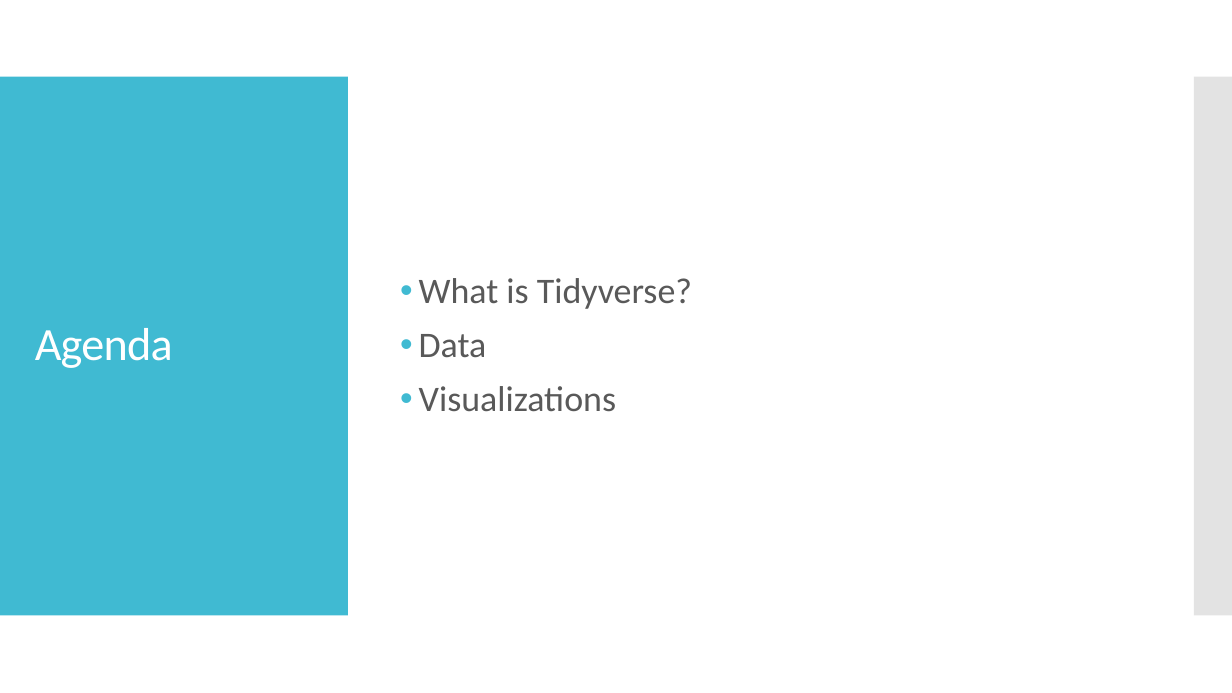
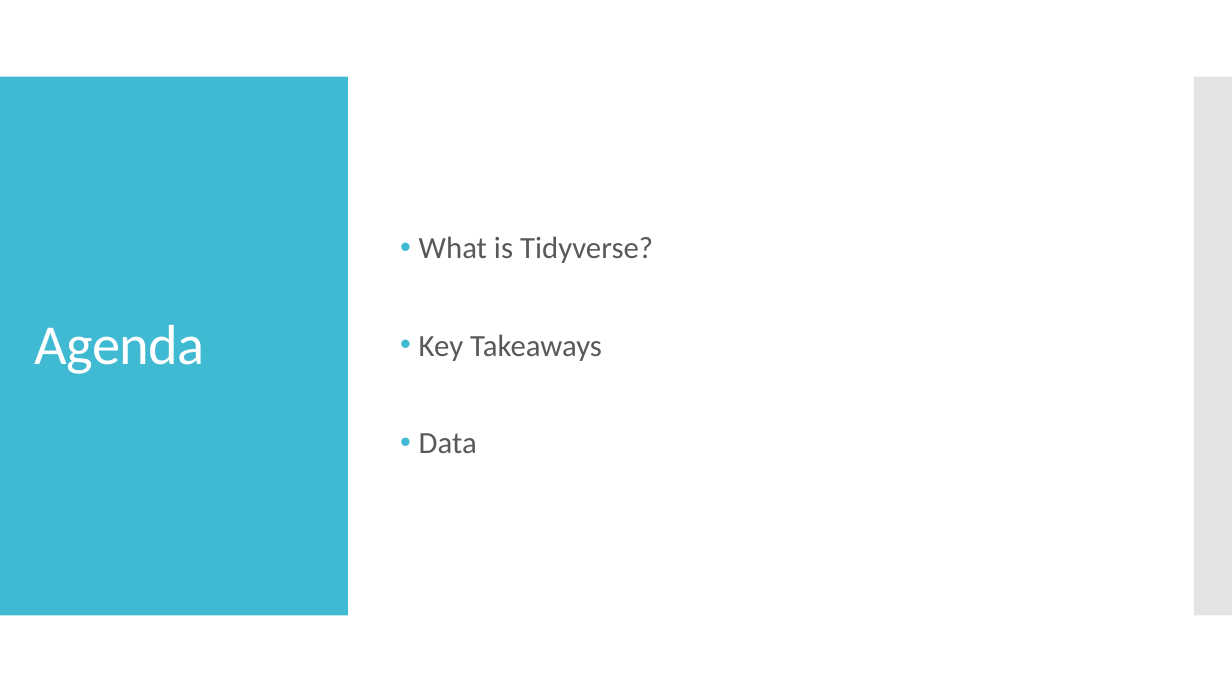
Before and after one commit to kenbraggs/Tidyverse-Workshop, a slide deck: slide 2 of Tidyverse Workshop/Presentation/Tidyverse Presentation.pptx. Drawn at 1232x693 pixels with LibreOffice and Linux fonts; fonts in the diff are those of the drawing. Boxes give left, top, right and bottom in pixels: in the first picture for what was removed or moved away, otherwise in the second. Text is boxed around its words. In the diff, an @@ line names an element or a change of style, - is before the commit and + after.

```diff
--- a/Tidyverse Workshop/Presentation/Tidyverse Presentation.pptx
+++ b/Tidyverse Workshop/Presentation/Tidyverse Presentation.pptx
@@ title "Agenda" at <box>35,325,204,374</box>: size 36 to 44 pt @@
@@ text at <box>419,236,653,453</box>: size 28 to 24 pt in "What is Tidyverse?", "Data" @@
@@ text at <box>419,334,602,361</box>: paragraph added @@
+• Key Takeaways
@@ text at <box>419,386,616,412</box>: paragraph removed @@
-• Visualizations
```
Also in this commit, not shown: 5 other slides changed, 1 slide added, 1 other file.
